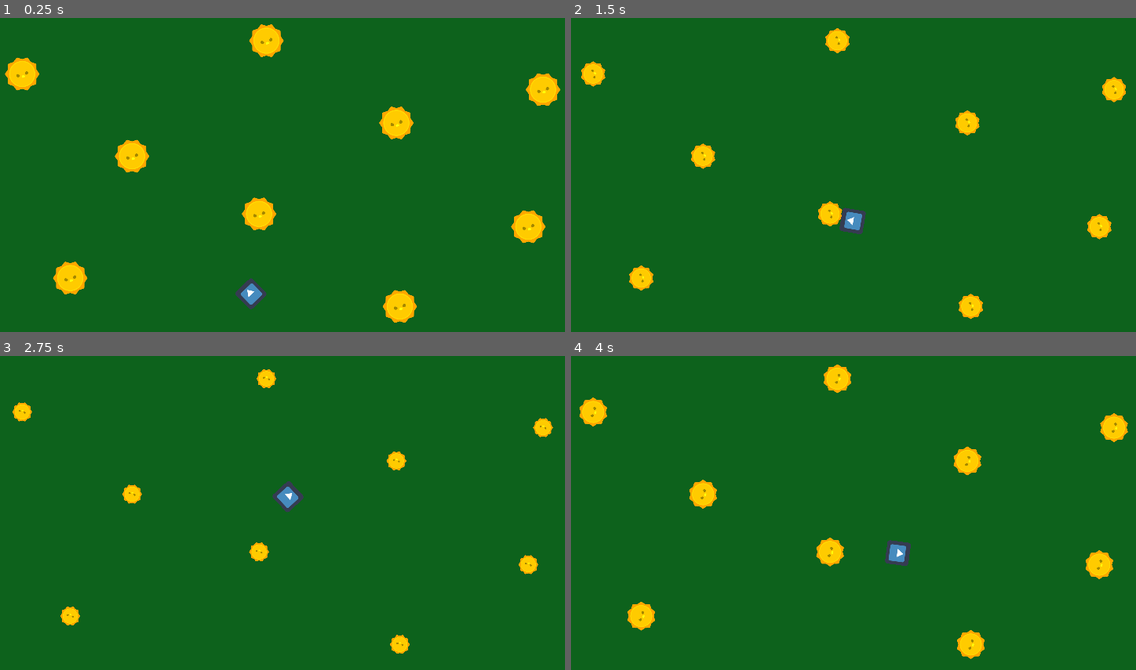
Above: before the commit, frames 1-4 (two rows, left to right).
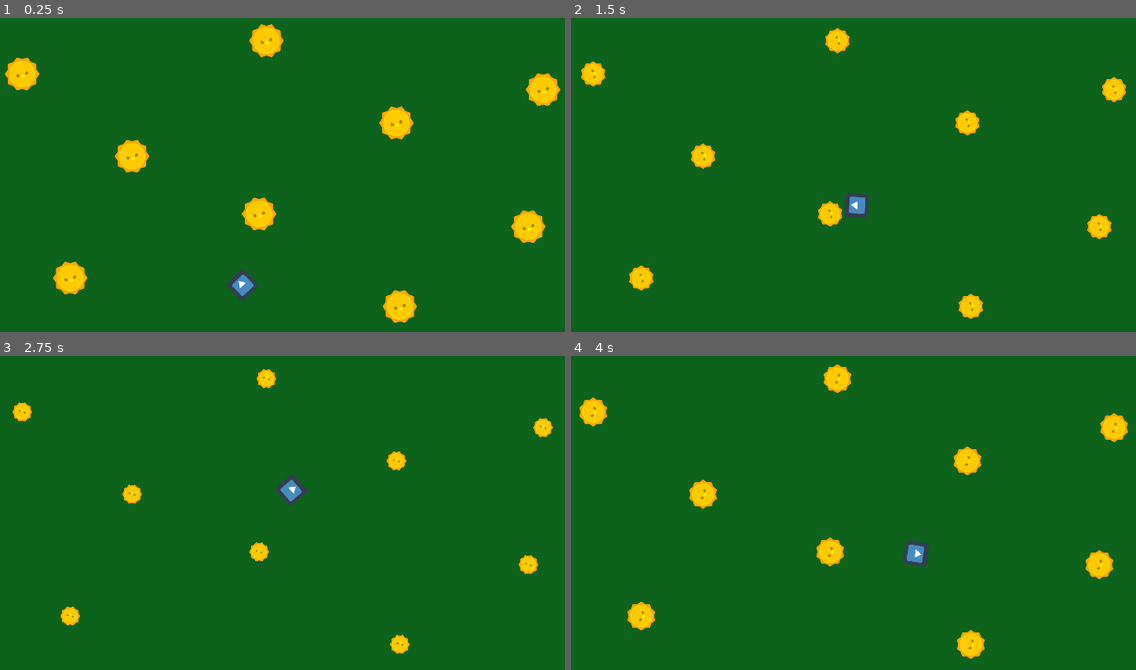
Above: after the commit, the same moments.

Repository: Szczocik/Pollinations_bee
Game: Godot game, scene res://World.tscn
Same seed, same stepped clock (60 frames per second), same inputs: the game is played once before the commit and once after it. The engine's default icon, where the game draws it, is replaced by a stand-in: a white triangle on a blue panel in a dark square.
Inputs (mouse positions are in pixels of both pictures, inside the frame that each line leads up to):
- Up to frame 1 (0.25 s): no input
- Up to frame 2 (1.5 s): move the mouse to (994, 165) at 0.52 s; move the mouse to (729, 200) at 1.27 s
- Up to frame 3 (2.75 s): move the mouse to (344, 440) at 2.02 s
- Up to frame 4 (4 s): move the mouse to (825, 591) at 2.77 s; move the mouse to (1045, 572) at 3.52 s

The runs differ from the first frame. In frame 1, 0.4% of the frame differs, in the area x 40-48%, y 80-93%; in frame 2, 0.5%; in frame 3, 0.4%; in frame 4, 0.5%, in the area x 55-64%, y 58-68%.

Commit message:
flouer move

Diff:
--- a/Flouer/Flouer.gd
+++ b/Flouer/Flouer.gd
@@ -8,3 +8,9 @@
 
 func light_off():
 	light.energy = 0
+
+func stop_move():
+	$AnimationPlayer.stop(true)
+
+func start_move():
+	$AnimationPlayer.play("move")
--- a/Player.gd
+++ b/Player.gd
@@ -1,7 +1,7 @@
 extends KinematicBody2D
 
 export (int) var min_move_speed = 100
-export (int) var max_move_speed = 250
+export (int) var max_move_speed = 350
 export (int) var stop_distance = 20
 
 
--- a/World.gd
+++ b/World.gd
@@ -12,7 +12,10 @@
 	MusicController.turn_down_volume()
 	$MusicReset.start()
 	get_tree().call_group("flouer", "light")
+	get_tree().call_group("flouer", "stop_move")
+
 
 func _on_MusicReset_timeout():
 	MusicController.reset_volume()
 	get_tree().call_group("flouer", "light_off")
+	get_tree().call_group("flouer", "start_move")
